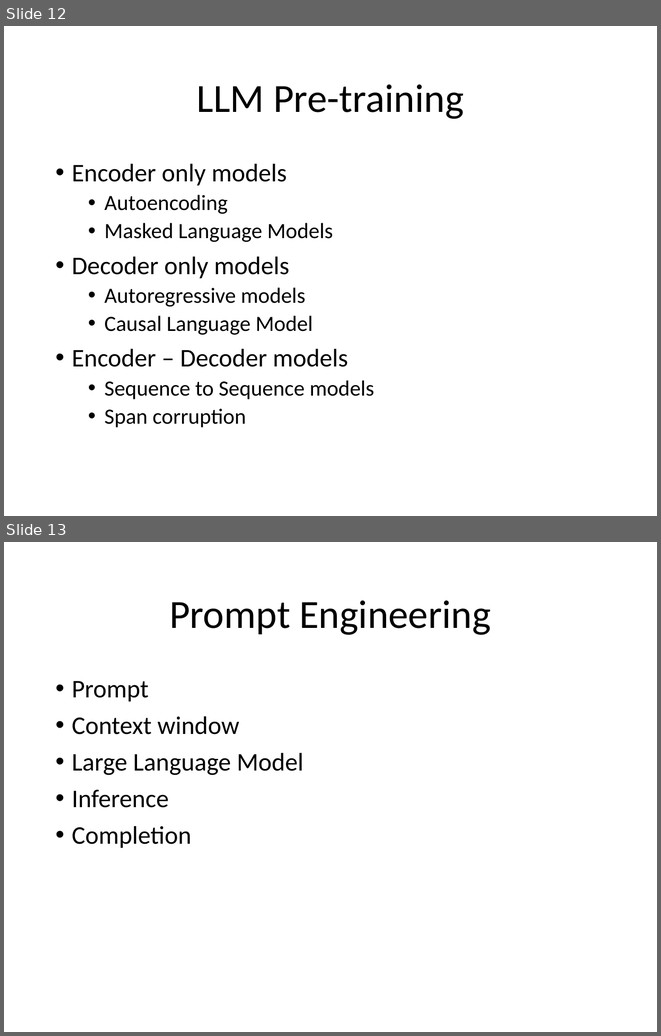
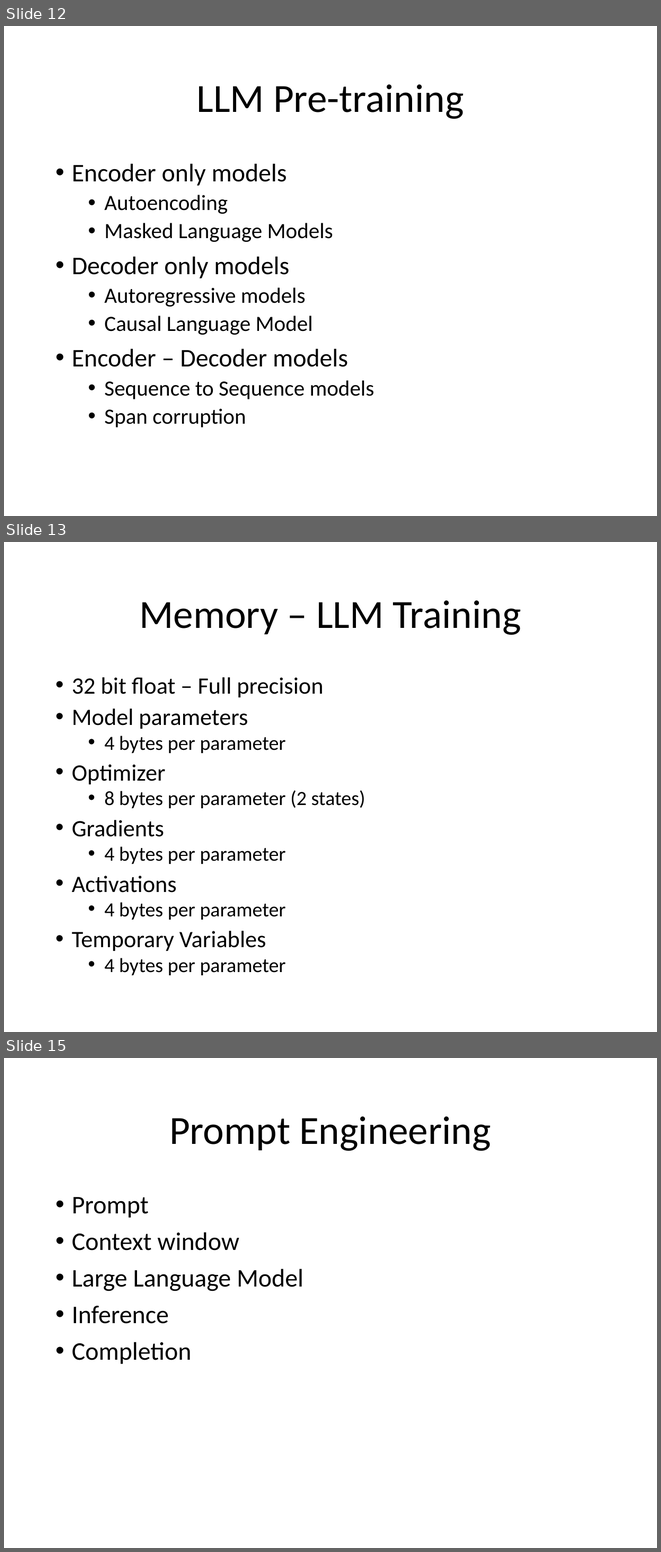
Before and after one commit to look4pritam/LargeLanguageModels, a slide deck: Presentations/LargeLanguageModels.pptx. Shown one above the other, each under a label of ours: slides 12 and 13 before the commit, slides 12, 13 and 15 after it; the slides between them are not shown. The pictures are 661x1036 and 661x1552 pixels, drawn with LibreOffice and Linux fonts; fonts in the diff are those of the drawing. Boxes give left, top, right and bottom in pixels: in the first picture for what was removed or moved away, otherwise in the second. Text is boxed around its words. In the diff, an @@ line names an element or a change of style, - is before the commit and + after.

```diff
--- a/Presentations/LargeLanguageModels.pptx
+++ b/Presentations/LargeLanguageModels.pptx
@@ slide 13 added at bbox=[4, 542, 657, 1032], background #FFFFFF @@
@@ title added at bbox=[139, 600, 521, 635], 44 pt, text #000000 @@
+Memory – LLM Training
@@ text added at bbox=[72, 677, 365, 975], 22.2 pt, text #000000 @@
+• 32 bit float – Full precision
+• Model parameters
+  • 4 bytes per parameter
+• Optimizer
+  • 8 bytes per parameter (2 states)
+• Gradients
+  • 4 bytes per parameter
+• Activations
+  • 4 bytes per parameter
+• Temporary Variables
+  • 4 bytes per parameter
@@ what was slide 13 is now slide 15 @@
```
Also in this commit, not shown: 1 other slide added.
